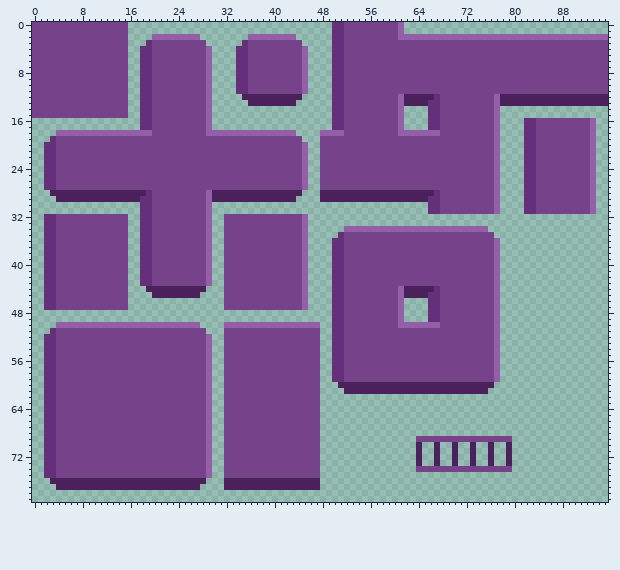
Two states of a pixel-art file, Pacman/Content/sprites/pacman_tiles.aseprite. Above: the version before the commit.
96x80 pixels, 1 frame.
After the commit:
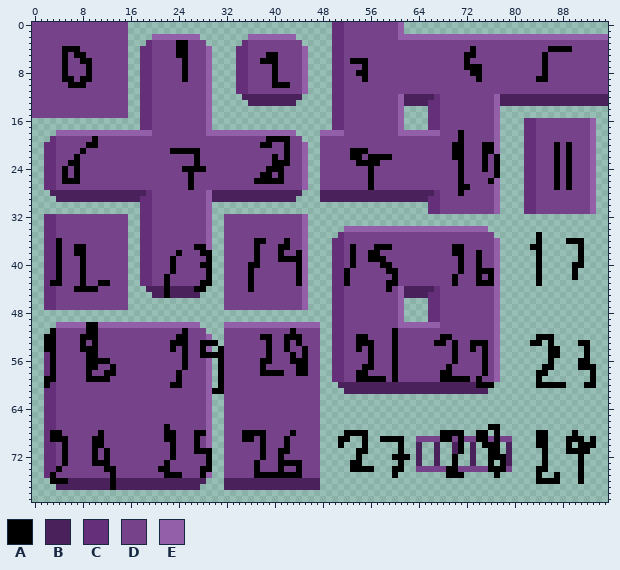
Palette (. is transparent): A #000000  B #4b215b  C #652f79  D #76428a  E #945fa9
The commit says: debug index layer
The exact change:
layer "Layer 2" added
Changed rows in their new state; - is an unchanged pixel.
Layer "Layer 2":
first column x 5:
 3 -------------------AA----------------------------------------------------------------
 4 AAA----------------AA-----------------------------------------------A------------AAAA
 5 A-AA---------------AA-------------AA-------------------------------AA-----------A----
 6 A--AA---------------A------------AAA------------AAA----------------A------------A----
 7 A---A---------------A--------------A--------------A----------------AAA----------A----
 8 A---A---------------A--------------A-------------AA-----------------AA----------A----
 9 AA-AA---------------A--------------A--------------A------------------A---------AA----
10 -AAA-------------------------------AAA-----------------------------------------------
first column x 5:
18 ------------------------------------------------------------------A------------------
19 -----A----------------------------AAAA----------------------------A------------------
20 ----AA---------------------------AA--A---------------------------AA---AA----------A-A
21 ---A--------------AAAAA--------------A----------AAA--------------AA---AA----------A-A
22 --A-------------------A------------A-A----------AA-AAAA----------AA---A-A---------A-A
23 -AA-------------------A------------AAA-----------AAAA-------------A---A-A---------A-A
24 A-A-----------------AAAA----------AAA--------------A--------------A---A-A---------A-A
25 A-A------------------A-----------AA-A--------------A--------------A-----A---------A-A
26 AAA------------------A----------AAAAA--------------A--------------A----A----------A-A
27 ---------------------A-----------------------------A--------------AA--------------A-A
28 ------------------------------------------------------------------A------------------
first column x 3:
35 ---------------------------------------------------------------------------------A-------
36 -A--------------------------------AA---A-----------------------------------------A----AAA
37 -A--AA------------------AA--------A---AA----------A---AAA----------AA-----------AA------A
38 -A--AA---------------A---AA-------A---A--A--------A--AA------------AA--A---------A------A
39 -A---A--------------A-----A-------A---AAAA--------A--AAA------------A--A---------A------A
40 -A---A--------------A----AA------AA------A--------A----AA-----------A--A---------A-----AA
41 -A---A--------------A-----A------A-------A-------A------AA----------A--AAA-------A-----A-
42 -A---A-------------A------A------A-------A-------A-------A---------A---A-A-------A-----A-
43 AA---A--AA---------A-----AA------A-------A-------A------AA---------A---AAA-------A-------
44 ----AAAA-----------A----AA-------A----------------------A--------------------------------
45 -------------------A---------------------------------------------------------------------
first column x 2:
50 -------AA-----------------------------------------------------------------------------------
51 -A-----AA--------------A-----------------A----------------A---------------------------------
52 AA----AAA-------------AA------------AA--AAA---------AA----A-------AA--------------AAA-------
53 AA----A-A------------AAA--AAA--------A--A-A---------AAA---A------AA-A--AAA-------AA-A----AA-
54 AA----AAA------------A-A--A--A-------A--A--A--------A-A---A---------A--A-A----------AA----A-
55 -A-----AA--------------A--AAAA-------A---A-A----------A---A---------A----A----------AA----A-
56 -A-----AAAA------------A-----A------AA---AAA----------A---A---------A----A----------A----AA-
57 -A-----AA--A-----------A-----A------A-----AA---------AA---A--------A-----A---------AA----AAA
58 -A-----A--AA----------A------A------AAAA--AA--------AA----A-------AA-----A--------AA-------A
59 AA-----AAAA-----------A------A----------------------AAAAA-A-------AAAAA-A---------A--------A
60 A--------------------AA------A------------------------------------------AAA-------AAAAA---AA
61 ----------------------------AA--------------------------------------------------------------
first column x 3:
67 -------------------A-----------------------------------------------------AA----------------
68 AA------A----------AA---AA------AAAA----A--------AAAA------------AAAA--AA-A------AA----A---
69 AAA----AA----------AA---A-------AA-A---A--------AA--A--AAAA------AA-A--AA-A------AA---AAA-A
70 --A----AA-----------A---A----------A---A--------A---A-----A---------A---AAA------AA---A-AAA
71 --A----A-A----------A---AAA--------A--AA-----------AA-----A---------A----AA-------A---AAAA-
72 --A----A-A----------A-----A--------A--A------------A-----AAA-------A-----AAA------A-----A--
73 --A----AAA---------A------A-------A---AAAA--------AA------A--------A-----A-A------A-----A--
74 -A-------AA-------AA-----AA-------A---A--A--------AAAA---AA-------AA-----AAA-----AA-----A--
75 A---------A--------AAA---A--------AAAAAAAA---------------A--------AAA-----A------A--A---A--
76 AAA-------A----------------------------------------------------------------------AAAA---A--
77 ----------A--------------------------------------------------------------------------------
